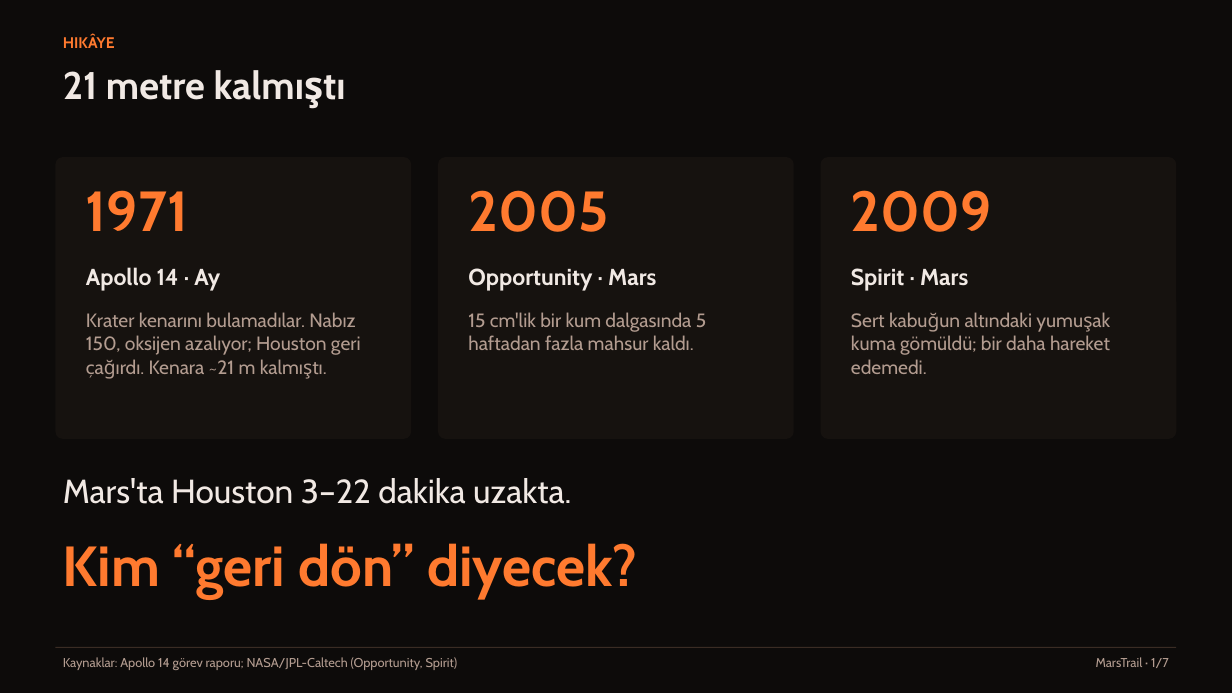
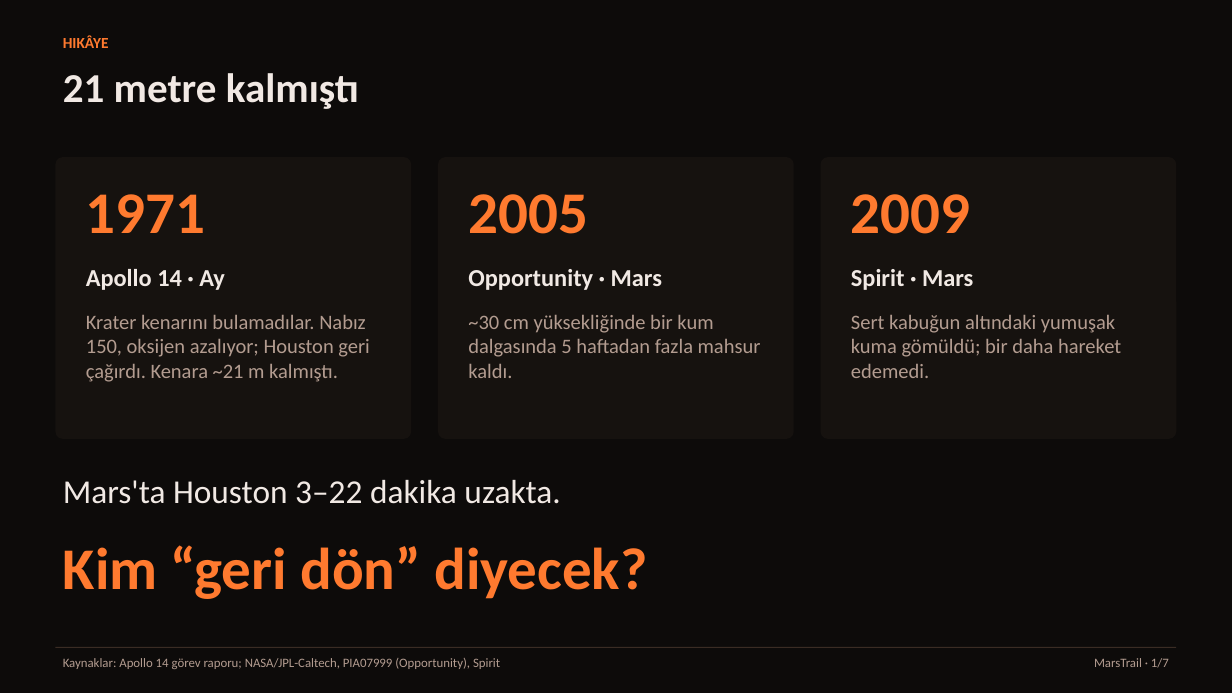
Before and after one commit to tayancelifnur/marstrail, a slide deck: slide 1 of docs/sunum/MarsTrail.pptx. Drawn at 1232x693 pixels with LibreOffice and Linux fonts; fonts in the diff are those of the drawing. Boxes give left, top, right and bottom in pixels: in the first picture for what was removed or moved away, otherwise in the second. Text is boxed around its words. In the diff, an @@ line names an element or a change of style, - is before the commit and + after.

```diff
--- a/docs/sunum/MarsTrail.pptx
+++ b/docs/sunum/MarsTrail.pptx
@@ text "21 metre kalmıştı" at [63,73,359,109]: size 30 to 32 pt, font Cabin to Calibri @@
@@ size 18 to 19 pt, font Cabin to Calibri in 3 elements at [86,269,225,290], [468,269,662,290], [851,269,973,290] @@
@@ text "Krater kenarını bulamadılar. Nabız 150, ..." at [86,315,369,382]: size 15 to 16 pt, font Cabin to Calibri @@
@@ text at [468,315,761,378]: text changed; size 15 to 16 pt; font Cabin to Calibri @@
-15 cm'lik bir kum dalgasında 5 haftadan fazla mahsur kaldı.
+~30 cm yüksekliğinde bir kum dalgasında 5 haftadan fazla mahsur kaldı.
@@ text "Sert kabuğun altındaki yumuşak kuma ..." at [851,315,1121,378]: size 15 to 16 pt, font Cabin to Calibri @@
@@ font Cabin to Calibri in 3 elements at [63,35,109,48], [1094,658,1169,668], [63,480,560,504] @@
@@ size 44 to 46 pt, font Cabin to Calibri in 4 elements at [86,194,206,233], [468,194,588,234], [851,194,971,234], [63,545,647,599] @@
@@ text at [63,658,500,669]: text changed; font Cabin to Calibri @@
-Kaynaklar: Apollo 14 görev raporu; NASA/JPL-Caltech (Opportunity, Spirit)
+Kaynaklar: Apollo 14 görev raporu; NASA/JPL-Caltech, PIA07999 (Opportunity), Spirit
```
Also in this commit, not shown: 6 other slides changed, 19 other files.
